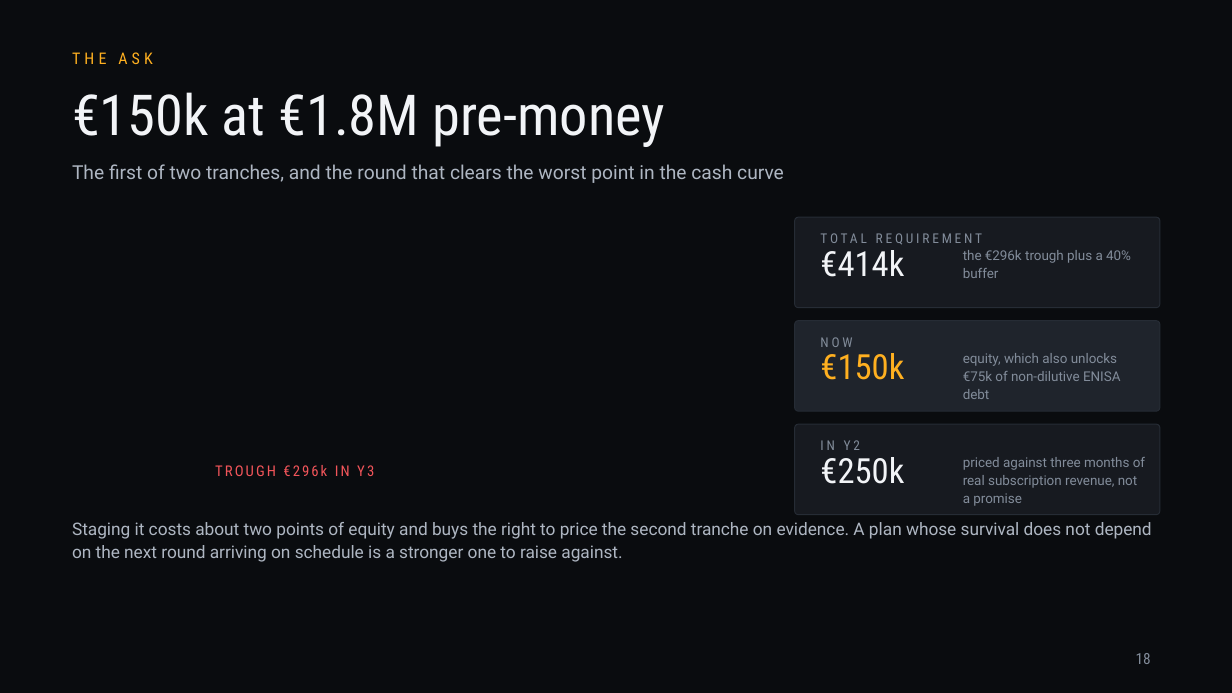
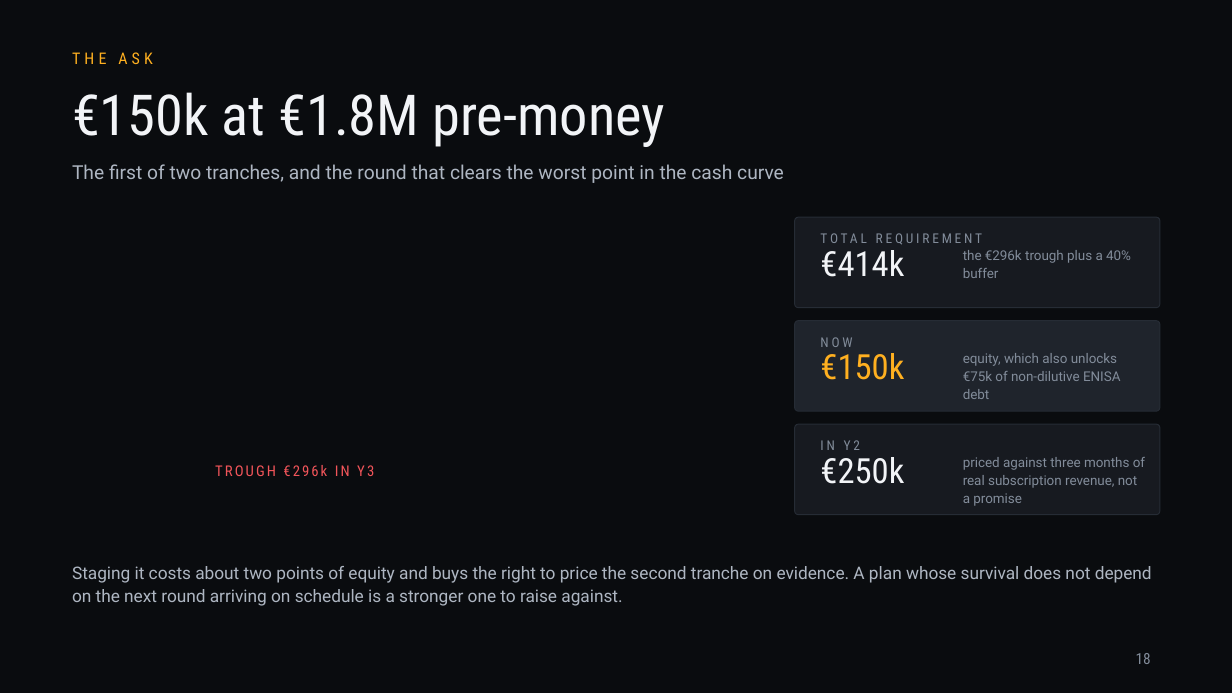
Before and after one commit to jadzoghaib/stride, a slide deck: slide 18 of deck/Stride_Pitch_Deck.pptx. Drawn at 1232x693 pixels with LibreOffice and Linux fonts; fonts in the diff are those of the drawing. Boxes give left, top, right and bottom in pixels: in the first picture for what was removed or moved away, otherwise in the second. Text is boxed around its words. In the diff, an @@ line names an element or a change of style, - is before the commit and + after.

```diff
--- a/deck/Stride_Pitch_Deck.pptx
+++ b/deck/Stride_Pitch_Deck.pptx
@@ text "Staging it costs about two ...": place and size @@
-text "Staging it costs about two ..." at <box>72,522,1152,562</box>
+text "Staging it costs about two ..." at <box>72,566,1152,606</box>
```
Also in this commit, not shown: 6 other slides changed, 1 slide added, 1 slide removed, 2 other files.
